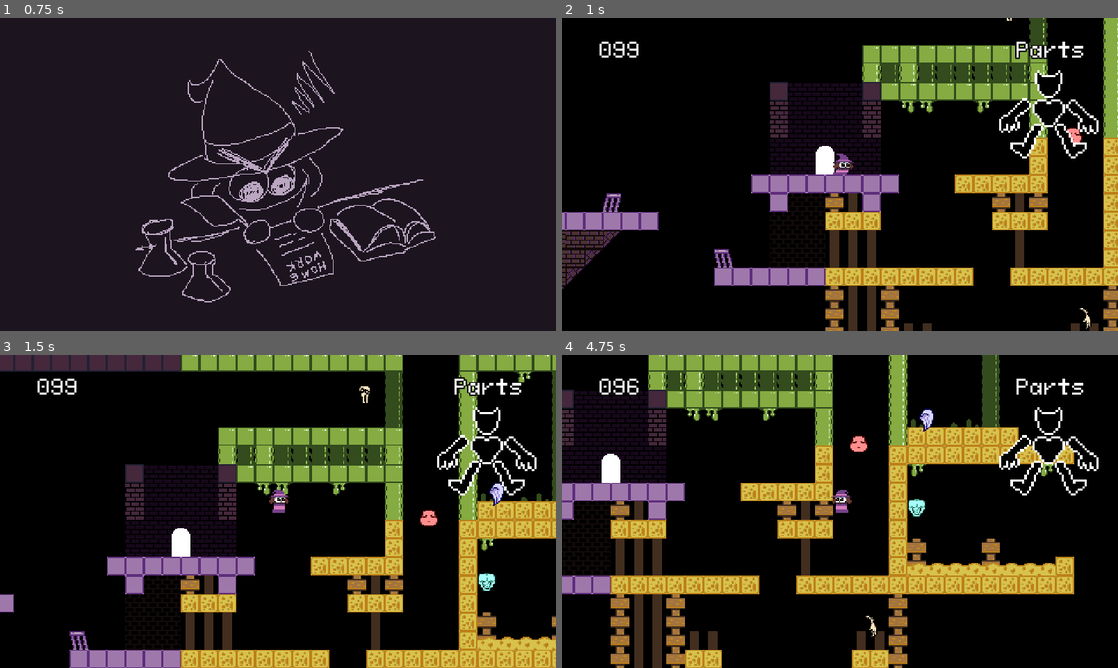
Above: before the commit, frames 1-4 (two rows, left to right).
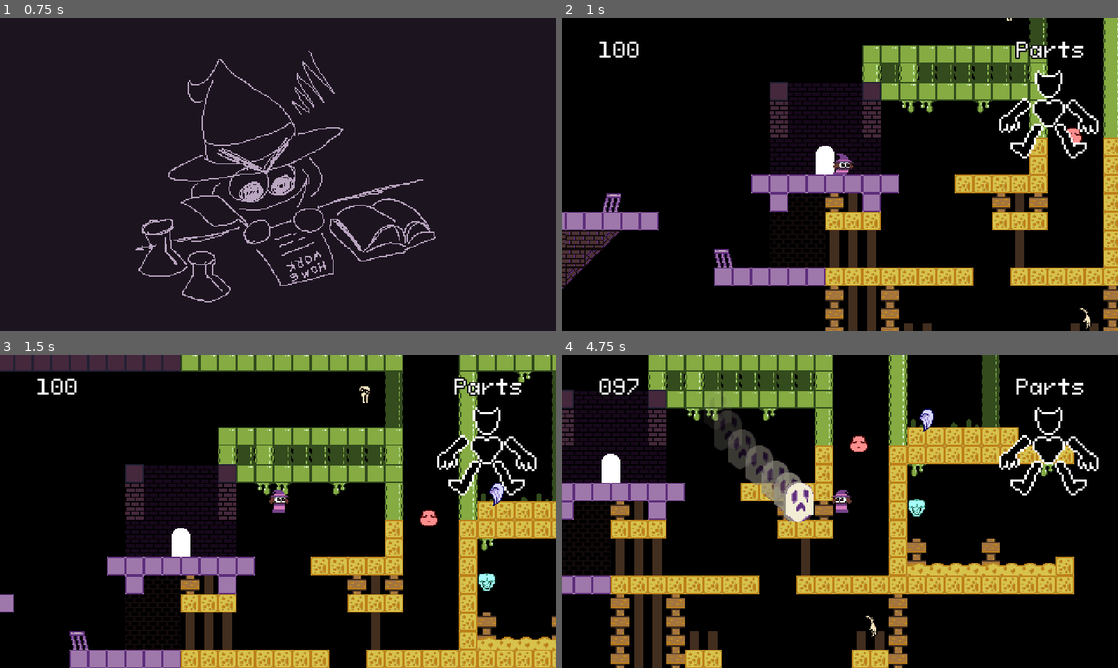
Above: after the commit, the same moments.

Repository: vitimesthree/LD55
Game: Godot game, scene res://screens/opening.tscn
Same seed, same stepped clock (60 frames per second), same inputs: the game is played once before the commit and once after it.
Inputs:
- Up to frame 1 (0.75 s): tap Enter at 0.5 s; hold Right (move_right) from 0.53 s (still down); hold X (broom) from 0.53 s (still down)
- Up to frame 2 (1 s): keep holding Right (move_right); keep holding X (broom); tap Z (jump) at 0.77, 0.8 s
- Up to frame 3 (1.5 s): keep holding Right (move_right); tap Z (jump) at 1.07, 1.35 s; release X (broom) at 1.28 s
- Up to frame 4 (4.75 s): tap Z (jump) at 1.52, 1.82, 2.3, 3.02, 3.32, 4.52 s; tap X (broom) at 1.55, 2.85, 4.35 s; release Right (move_right) at 2.03 s; hold Left (move_left) 2.03-2.78 s; hold X (broom) 2.03-2.78 s; hold Right (move_right) 2.78-4.28 s; hold Z (jump) 3.53-4.28 s; hold Left (move_left) from 4.28 s (still down)

Frame 1 is identical in both runs. In frame 2, less than 0.1% of the frame differs, in the area x 6-14%, y 7-13%; in frame 3, less than 0.1%; in frame 4, 2.6%, in the area x 11-46%, y 7-54%.

Commit message:
spikes & lava now deduct time

Diff:
--- a/entities/ghost.gd
+++ b/entities/ghost.gd
@@ -1,7 +1,7 @@
 extends Area2D
 
 @export var player: Node2D = null
-var speed: float = 25
+var speed: float = 0.7
 
 @onready var sprite: Node2D = $AnimatedSprite2D
 @onready var afterimage_timer : Timer = $AfterimageTimer
@@ -20,7 +20,7 @@
 	else:
 		sprite.flip_h = false
 
-	position = position.move_toward(player.position, speed * delta)
+	position = position.lerp(player.position, speed * delta)
 	if !Global.ghost:
 		queue_free()
 
--- a/entities/ghost.tscn
+++ b/entities/ghost.tscn
@@ -65,13 +65,13 @@
 
 [node name="AnimatedSprite2D" type="AnimatedSprite2D" parent="."]
 sprite_frames = SubResource("SpriteFrames_wntob")
-frame_progress = 0.19171
+frame_progress = 0.473259
 
 [node name="CollisionShape2D" type="CollisionShape2D" parent="."]
 shape = SubResource("RectangleShape2D_b2f80")
 
 [node name="AfterimageTimer" type="Timer" parent="."]
-wait_time = 0.75
+wait_time = 0.2
 autostart = true
 
 [connection signal="timeout" from="AfterimageTimer" to="." method="_on_afterimage_timer_timeout"]
--- a/entities/player.gd
+++ b/entities/player.gd
@@ -14,7 +14,7 @@
 
 @export var broom_unlocked: bool = false
 @export var broom_enabled: bool = false
-@export var broom_speed: float = speed * 1.4
+@export var broom_speed: float = speed * 0.7
 @export var broom_acceleration: float = acceleration / 2
 @export var broom_decceleration: float = decceleration / 2
 
--- a/main.tscn
+++ b/main.tscn
@@ -246,7 +246,12 @@
 player = NodePath("../../Player")
 
 [node name="Spikes25" parent="Hazards" node_paths=PackedStringArray("player") instance=ExtResource("7_bbsnk")]
-position = Vector2(184, 168)
+position = Vector2(136, 152)
+rotation = -3.14159
+player = NodePath("../../Player")
+
+[node name="Spikes40" parent="Hazards" node_paths=PackedStringArray("player") instance=ExtResource("7_bbsnk")]
+position = Vector2(152, 152)
 rotation = -3.14159
 player = NodePath("../../Player")
 
--- a/ui/hud.tscn
+++ b/ui/hud.tscn
@@ -19,7 +19,7 @@
 
 [node name="Timer" type="Timer" parent="."]
 process_callback = 0
-wait_time = 100.0
+wait_time = 101.0
 autostart = true
 script = ExtResource("2_wn2mj")
 
--- a/ui/timer.gd
+++ b/ui/timer.gd
@@ -18,3 +18,11 @@
 
 func _on_timeout():
 	get_tree().change_scene_to_file('res://screens/dead.tscn')
+
+func get_hurt():
+	var holder = wait_time
+	holder = time_left - 2.5
+	if holder < 0:
+		holder = 0.5
+	wait_time = holder
+	start()
--- a/world/lava.gd
+++ b/world/lava.gd
@@ -15,5 +15,9 @@
 	player.velocity.y = -player.jump_velocity * 10
 	player.hurt_sound.play()
 
+	var hud = get_tree().root.get_child(1).get_node("CanvasLayer")
+	var timer = hud.get_child(0).get_node("Timer")
+	timer.get_hurt()
+
 func _on_area_2d_body_shape_exited(body_rid, body, body_shape_index, local_shape_index):
 	pass # Replace with function body.
--- a/world/lava.tscn
+++ b/world/lava.tscn
@@ -48,7 +48,7 @@
 [node name="AnimatedSprite2D" type="AnimatedSprite2D" parent="."]
 position = Vector2(0, -8)
 sprite_frames = SubResource("SpriteFrames_n8mfr")
-frame_progress = 0.239181
+frame_progress = 0.381438
 
 [node name="Area2D" type="Area2D" parent="."]
 collision_mask = 2
--- a/world/spikes.gd
+++ b/world/spikes.gd
@@ -21,5 +21,9 @@
 	player.velocity.y = player.jump_velocity * 8 * knockback_y
 	player.hurt_sound.play()
 
+	var hud = get_tree().root.get_child(1).get_node("CanvasLayer")
+	var timer = hud.get_child(0).get_node("Timer")
+	timer.get_hurt()
+
 func _on_area_2d_body_shape_exited(body_rid, body, body_shape_index, local_shape_index):
 	pass # Replace with function body.
